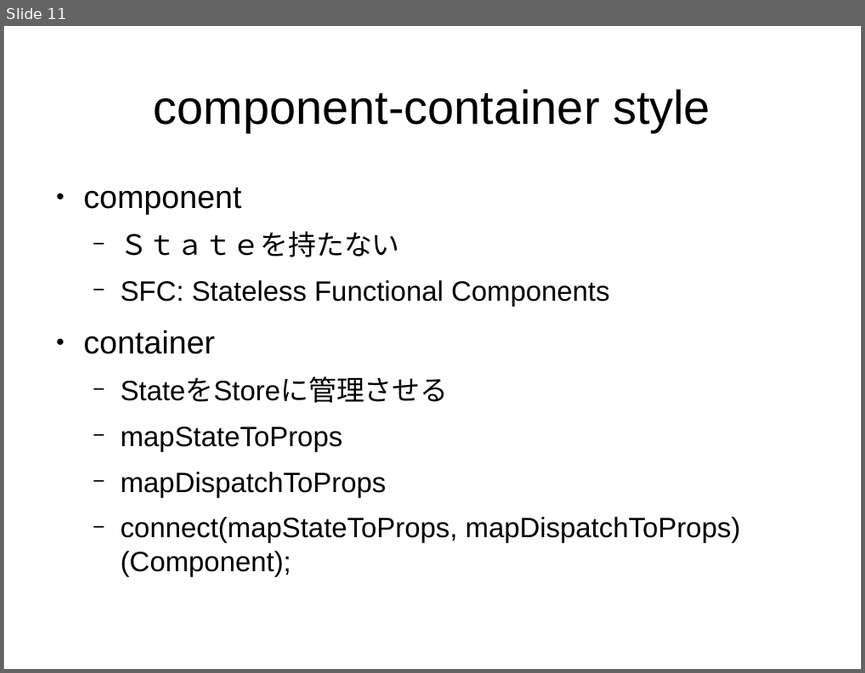
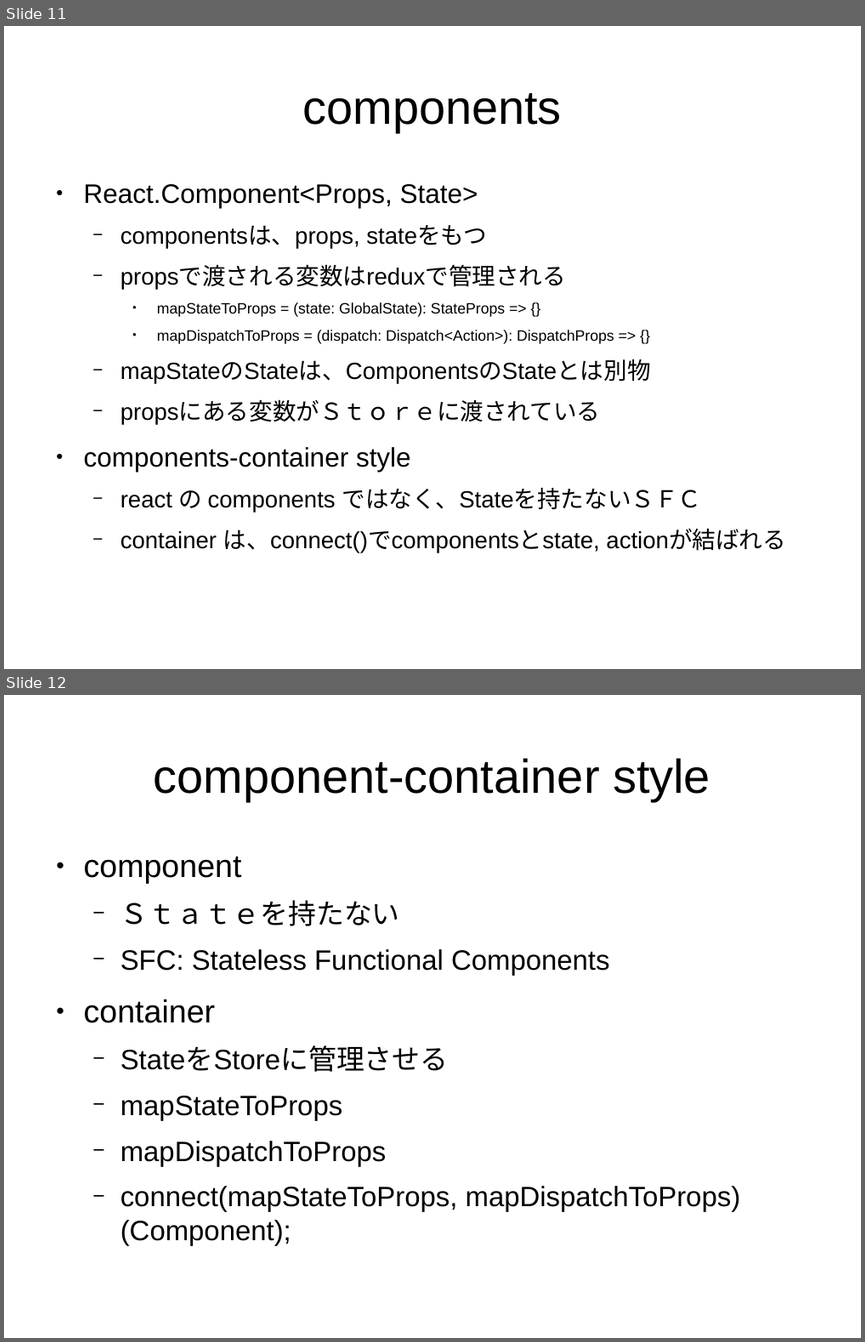
Before and after one commit to sallop/til, a slide deck: reduxwithts.odp. Shown one above the other, each under a label of ours: slide 11 before the commit, slides 11 and 12 after it. The pictures are 865x673 and 865x1342 pixels, drawn with LibreOffice and Linux fonts; fonts in the diff are those of the drawing. Boxes give left, top, right and bottom in pixels: in the first picture for what was removed or moved away, otherwise in the second. Text is boxed around its words. In the diff, an @@ line names an element or a change of style, - is before the commit and + after.

Commit message:
add: difference of component state

```diff
--- a/reduxwithts.odp
+++ b/reduxwithts.odp
@@ slide 11 added at [4,26,861,669], background #FFFFFF @@
@@ title added at [303,93,562,132], 44 pt, text #000000 @@
+components
@@ text added at [84,184,786,553], 21.7 pt, text #000000 @@
+● React.Component<Props, State>
+  − componentsは、props, stateをもつ
+  − propsで渡される変数はreduxで管理される
+    ● mapStateToProps = (state: GlobalState): StateProps => {}
+    ● mapDispatchToProps = (dispatch: Dispatch<Action>): DispatchProps => {}
+  − mapStateのStateは、ComponentsのStateとは別物
+  − propsにある変数がＳｔｏｒｅに渡されている
+● components-container style
+  − react の components ではなく、Stateを持たないＳＦＣ
+  − container は、connect()でcomponentsとstate, actionが結ばれる
@@ what was slide 11 is now slide 12 @@
```
